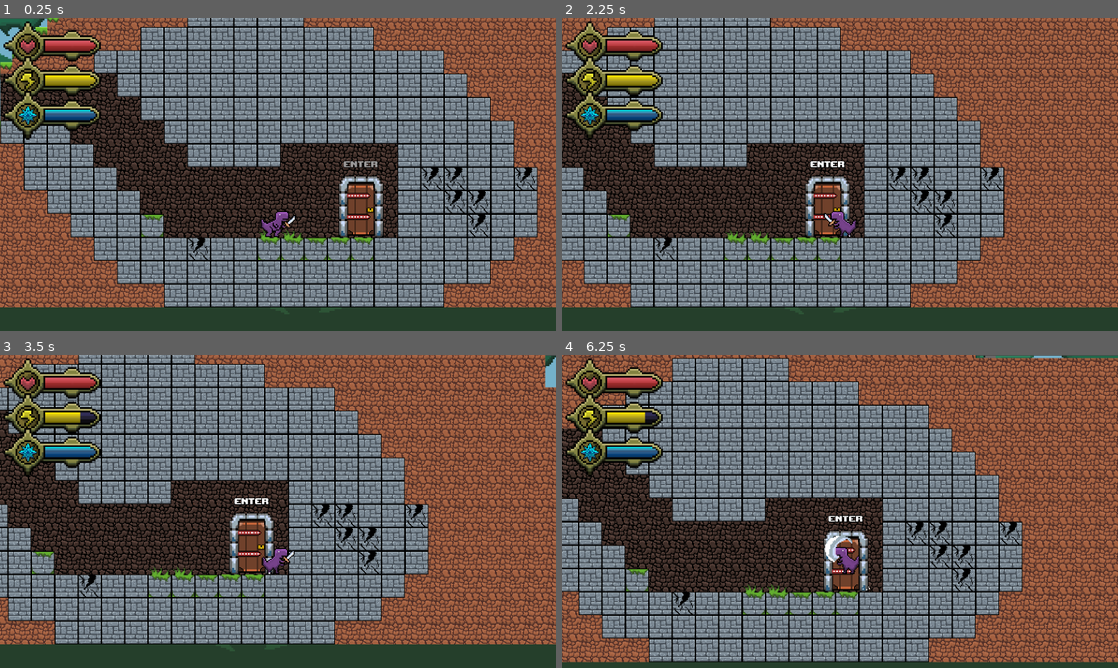
Above: before the commit, frames 1-4 (two rows, left to right).
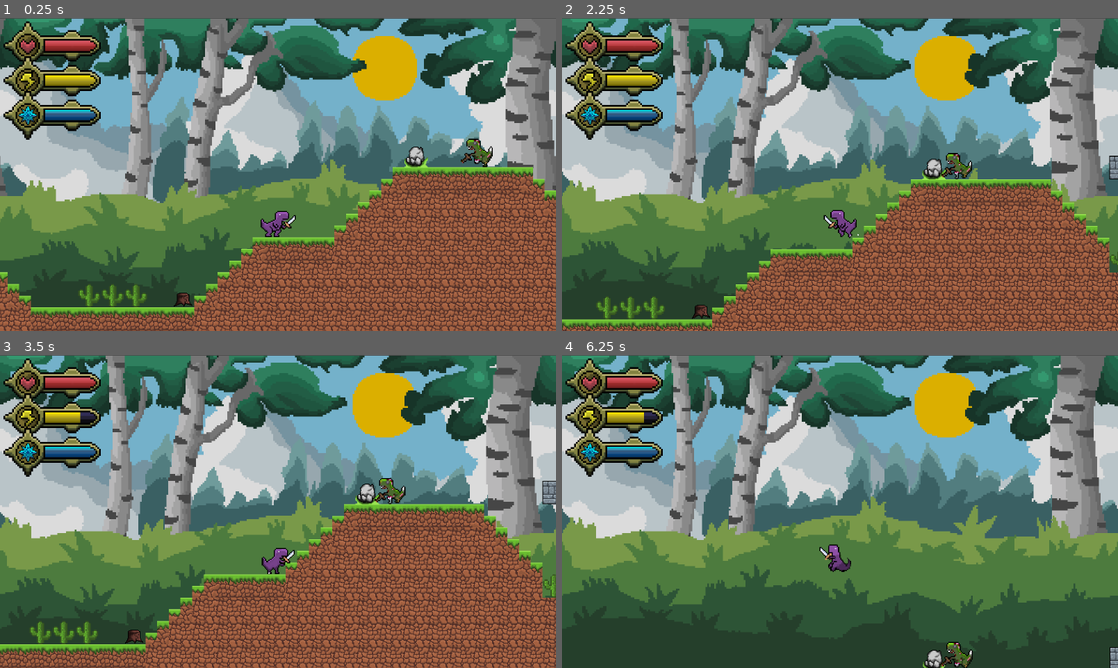
Above: after the commit, the same moments.

Repository: LeeTuah/rexvalley
Game: Godot game, scene res://game_manager.tscn
Two runs of this game, one before a commit and one after it. Both use one fixed random seed, a clock stepped at 60 frames per second and the inputs below.
Inputs (mouse positions are in pixels of both pictures, inside the frame that each line leads up to):
- Up to frame 1 (0.25 s): no input
- Up to frame 2 (2.25 s): tap Space at 0.5 s; move the mouse to (962, 158) at 0.52 s; press the mouse at (962, 158) at 0.53 s; hold Right (ui_right) 0.53-2.03 s; tap Enter (ui_accept) at 0.77, 1.52 s; tap S (ui_plunge) at 0.8, 1.35 s; move the mouse to (728, 190) at 1.27 s; release the mouse at (728, 190) at 1.28 s; click (728, 190) at 1.55 s; move the mouse to (895, 105) at 2.02 s; hold Left (ui_left) from 2.03 s (still down); hold S (ui_plunge) from 2.03 s (still down); tap 1 (magic_fireball) at 2.1 s
- Up to frame 3 (3.5 s): move the mouse to (250, 574) at 2.77 s; release Left (ui_left) at 2.78 s; release S (ui_plunge) at 2.78 s; hold Right (ui_right) from 2.78 s (still down); right-click (250, 574) at 2.85 s; tap Enter (ui_accept) at 3.02 s; click (250, 574) at 3.05 s
- Up to frame 4 (6.25 s): move the mouse to (1006, 558) at 3.52 s; hold S (ui_plunge) 3.53-4.28 s; tap 2 (magic_shield) at 3.6 s; tap Enter (ui_accept) at 3.77, 4.52, 6.02 s; move the mouse to (673, 464) at 4.27 s; release Right (ui_right) at 4.28 s; hold Left (ui_left) 4.28-5.03 s; click (673, 464) at 4.35 s; move the mouse to (867, 511) at 5.02 s; hold Right (ui_right) 5.03-5.78 s; hold S (ui_plunge) 5.03-5.78 s; click (867, 511) at 5.17 s; move the mouse to (756, 433) at 5.77 s; hold Left (ui_left) from 5.78 s (still down); tap Alt at 5.85 s; click (756, 433) at 6.05 s

The runs differ from the first frame. In frame 1, 92% of the frame differs, in the area x 0-100%, y 0-100%; in frame 2, 89%; in frame 3, 89%; in frame 4, 91%.

Commit message:
Updated the plunge animation and mechanic and fixed some bugs

Diff:
--- a/game_manager.tscn
+++ b/game_manager.tscn
@@ -40,6 +40,6 @@
 script = ExtResource("8_dq8jp")
 
 [node name="player" parent="." unique_id=1387465769 instance=ExtResource("8_8jrwq")]
-position = Vector2(26485, 1470)
+position = Vector2(11576, 992)
 
 [node name="fireball" type="Node" parent="." unique_id=157135525]
--- a/scenes/player/player.gd
+++ b/scenes/player/player.gd
@@ -44,8 +44,14 @@
 	"dash_3": 0.3,
 	"plunge_fall": 99.0, #to make it infinite
 	"plunge_land": 0.5,
-	"campfire":1.7
+	"campfire":1.7,
+	"plunge_full_1": 0.25,
+	"plunge_full_2": 0.35,
+	"plunge_full_3": 0.8,
+	#"plunge_full_4": 0.3,
+	"plunge_full_5": 0.625,
 };
+
 
 # sword slash 1,2,3 damages
 var DAMAGE_OUTPUTS = {
@@ -53,9 +59,9 @@
 	"sword_slash1": [10.0, 50.0, 2.3, -1.2],
 	"sword_slash2": [13.0, 50.0, 2.3, -1.2],
 	"sword_slash3": [16.0, 50.0, 2.3, -1.2],
-	"thrust": 		[25.0, 130.0, 2.0,  0.0],
-	"plunge_fall":  [20.0, 100.0, 1.0, -2.0],
-	"plunge_land":  [35.0, 400.0, 2.5, -1.0],
+	"thrust": 		[25.0, 130.0, 2.0, 0.0],
+	"plunge_full_4":     [25.0, 130.0, 2.0, 0.0],
+	"plunge_full_5":     [45.0, 400.0, 2.5, -1.5],
 };
 
 # sprint variables
@@ -89,6 +95,7 @@
 	$sword_hitbox/sword_slash2_hitbox.set_deferred("disabled", true);
 	$sword_hitbox/sword_slash3_hitbox.set_deferred("disabled", true);
 	$sword_hitbox/sword_thrust_hitbox.set_deferred("disabled", true);
+	$sword_hitbox/sword_plunge_hitbox.set_deferred("disabled", true);
 
 # camera shake variables
 const max_camera_shake = 4.0;
@@ -120,8 +127,9 @@
 # all player movements happen here
 func _physics_process(delta: float) -> void:
 	var was_on_floor = is_on_floor();
-
-	if not is_on_floor() and animated_sprite.animation != "dash_2":
+	var is_plunging_rising = animated_sprite.animation in ["plunge_full_2","plunge_full_3"];
+
+	if not is_on_floor() and animated_sprite.animation != "dash_2" and not is_plunging_rising:
 		# velocity += get_gravity() * delta;
 
 		if velocity.y > 0:
@@ -159,6 +167,16 @@
 	if animated_sprite.animation == "dash_2":
 		velocity.x = thrust_direction * DASH_SPEED;
 
+	elif (animated_sprite.animation == "plunge_full_2"):
+		velocity.y = JUMP_VELOCITY * 3.0;
+		velocity.x = direction * SPEED * 0.4;
+	elif (animated_sprite.animation == "plunge_full_3"):
+		velocity.y = 0.0;
+		velocity.x = 0.0;
+	elif (animated_sprite.animation == "plunge_full_4"):
+		velocity.y = 1700.0;
+		velocity.x = 0.0;
+
 	#thrust movement calculation
 	elif (animated_sprite.animation == "thrust" and animated_sprite.is_playing()):
 		velocity.x = thrust_direction * SPEED * 130 * delta;
@@ -180,8 +198,11 @@
 		is_jumping = false;
 		coyote_timer = 0.0;
 
-		if (animated_sprite.animation == "plunge_fall"):
-			animated_sprite.play("plunge_land");
+		if (animated_sprite.animation == "plunge_full_4"):
+			animated_sprite.play("plunge_full_5");
+			idle_time = 0.0;
+			global.current_stamina -= 50;
+			trigger_camera_shake();
 
 		elif can_input:
 			animated_sprite.play("jumping_3");
@@ -202,6 +223,7 @@
 			if tile_data and tile_data.get_custom_data("damaging_obstacle"):
 				global.damage_player(global.CACTUS_DAMAGE * delta, false);
 
+
 func _ready() -> void:
 	global.player_position = position;
 	walking_particles.emitting = false;
@@ -275,11 +297,16 @@
 			jump_buffer_timer = 0.0;
 			coyote_timer = 0.0;
 
-		elif (Input.is_action_just_pressed("ui_attack") and Input.is_action_pressed("ui_plunge") and not is_on_floor()):
-			animated_sprite.play("plunge_fall");
+		elif (Input.is_action_pressed("ui_attack") and Input.is_action_pressed("ui_plunge") and global.current_stamina >= 45):
 			can_input = false;
 			idle_time = 0.0;
-			$sword_hitbox/sword_thrust_hitbox.set_deferred("disabled", false);
+			walking_particles.emitting = false;
+
+			if is_on_floor():
+				animated_sprite.play("plunge_full_1");
+			else:
+				animated_sprite.play("plunge_full_2");
+				is_jumping = true;
 
 		elif (Input.is_action_just_pressed("ui_attack")):
 			animated_sprite.play("sword_slash1");
@@ -361,59 +388,70 @@
 		idle_time += delta;
 		var anim = animated_sprite.animation;
 
-		if IDLE_TIMES.has(anim) and idle_time >= IDLE_TIMES[anim]: # checking counter wait time from dictionary above
-			idle_time = 0.0;
-
-			if (anim == "dash_1"):
-				animated_sprite.play("dash_2");
-				global.is_player_dashing = true;
-
-			elif (anim == "dash_2"):
-				animated_sprite.play("dash_3");
-
-			elif (anim == "fireball_1"):
-				# creates a new fireball
-				fireball_instance = fireball_scene.instantiate();
-				fireball_instance.position = position;
-
-				# plays the second animation part
-				get_parent().get_node("fireball").add_child(fireball_instance);
-				animated_sprite.play("fireball_2");
-
-			# queues next colbo
-			elif (((anim == "sword_slash1" or anim == "sword_slash2") and queue_next_combo)):
-				queue_next_combo = false;
-				current_combo_counter += 1;
-				animated_sprite.play("sword_slash" + str(current_combo_counter));
-
-				# turns different sword slash hitbox based on combo counter
-				if (current_combo_counter == 2):
-					$sword_hitbox/sword_slash2_hitbox.set_deferred("disabled", false);
-					$sword_hitbox/sword_slash1_hitbox.set_deferred("disabled", true);
-
-				elif (current_combo_counter == 3):
-					$sword_hitbox/sword_slash2_hitbox.set_deferred("disabled", true);
-					$sword_hitbox/sword_slash3_hitbox.set_deferred("disabled", false);
-
-			elif anim == "campfire":
-				is_interacting = false
-				can_input = true
-				disable_all_hitboxes()
-
-
-			else:
-				if (anim == "dash_3"):
-					global.is_player_dashing = false;
-
-				can_input = true;
-				current_combo_counter = 0;
-				queue_next_combo = false;
-				is_interacting = false
-
-				disable_all_hitboxes();
-
-			if (anim == "shield"):
-				global.current_defence -= 0.5;
+		if IDLE_TIMES.has(anim): # checking counter wait time from dictionary above
+			if idle_time >= IDLE_TIMES[anim]:
+				idle_time = 0.0;
+
+				if (anim == "plunge_full_1"):
+					animated_sprite.play("plunge_full_2");
+					is_jumping = true;
+				elif (anim == "plunge_full_2"):
+					animated_sprite.play("plunge_full_3");
+				elif (anim == "plunge_full_3"):
+					animated_sprite.play("plunge_full_4");
+					$sword_hitbox/sword_plunge_hitbox.set_deferred("disabled", false);
+
+
+				elif (anim == "dash_1"):
+					animated_sprite.play("dash_2");
+					global.is_player_dashing = true;
+
+				elif (anim == "dash_2"):
+					animated_sprite.play("dash_3");
+
+				elif (anim == "fireball_1"):
+					# creates a new fireball
+					fireball_instance = fireball_scene.instantiate();
+					fireball_instance.position = position;
+
+					# plays the second animation part
+					get_parent().get_node("fireball").add_child(fireball_instance);
+					animated_sprite.play("fireball_2");
+
+				# queues next colbo
+				elif (((anim == "sword_slash1" or anim == "sword_slash2") and queue_next_combo)):
+					queue_next_combo = false;
+					current_combo_counter += 1;
+					animated_sprite.play("sword_slash" + str(current_combo_counter));
+
+					# turns different sword slash hitbox based on combo counter
+					if (current_combo_counter == 2):
+						$sword_hitbox/sword_slash2_hitbox.set_deferred("disabled", false);
+						$sword_hitbox/sword_slash1_hitbox.set_deferred("disabled", true);
+
+					elif (current_combo_counter == 3):
+						$sword_hitbox/sword_slash2_hitbox.set_deferred("disabled", true);
+						$sword_hitbox/sword_slash3_hitbox.set_deferred("disabled", false);
+
+				elif anim == "campfire":
+					is_interacting = false
+					can_input = true
+					disable_all_hitboxes()
+
+
+				else:
+					if (anim == "dash_3"):
+						global.is_player_dashing = false;
+
+					can_input = true;
+					current_combo_counter = 0;
+					queue_next_combo = false;
+					is_interacting = false
+
+					disable_all_hitboxes();
+
+				if (anim == "shield"):
+					global.current_defence -= 0.5;
 
 		# logic checks whether the animation is sword_slash1 or sword_slash2
 		# and attack key pressed before the timer exceeds the cooldown
@@ -454,3 +492,9 @@
 			DAMAGE_OUTPUTS[anim][0], Vector2(global.player_direction,DAMAGE_OUTPUTS[anim][3]),
 			DAMAGE_OUTPUTS[anim][1], DAMAGE_OUTPUTS[anim][2]
 		);
+
+		if anim == "plunge_full_4":
+			animated_sprite.play("plunge_full_5");
+			idle_time=0.0;
+			global.current_stamina -= 50;
+			trigger_camera_shake();
--- a/scenes/player/player.tscn
+++ b/scenes/player/player.tscn
@@ -11,6 +11,7 @@
 [ext_resource type="Texture2D" uid="uid://beia8anoec13j" path="res://assets/player/player_sword_slash2.png" id="5_p47bc"]
 [ext_resource type="Texture2D" uid="uid://dgct4lwijq6rx" path="res://assets/player/player_spritesheet_shield.png" id="5_qek5x"]
 [ext_resource type="Texture2D" uid="uid://r14mtuip3qcv" path="res://assets/player/player_spritesheet_thrust.png" id="6_75vfm"]
+[ext_resource type="Texture2D" uid="uid://c1om0xfl7eqdi" path="res://assets/player/player_spritesheet_plunge.png" id="7_gx1jg"]
 [ext_resource type="Texture2D" uid="uid://so6luf1fej32" path="res://assets/player/player_sword_slash3.png" id="8_5gtgg"]
 
 [sub_resource type="AtlasTexture" id="AtlasTexture_3p0jd"]
@@ -161,6 +162,110 @@
 atlas = ExtResource("4_h17s1")
 region = Rect2(160, 0, 32, 32)
 
+[sub_resource type="AtlasTexture" id="AtlasTexture_wuxn4"]
+atlas = ExtResource("7_gx1jg")
+region = Rect2(64, 0, 64, 64)
+
+[sub_resource type="AtlasTexture" id="AtlasTexture_46q5t"]
+atlas = ExtResource("7_gx1jg")
+region = Rect2(128, 0, 64, 64)
+
+[sub_resource type="AtlasTexture" id="AtlasTexture_5miun"]
+atlas = ExtResource("7_gx1jg")
+region = Rect2(192, 0, 64, 64)
+
+[sub_resource type="AtlasTexture" id="AtlasTexture_7u1tp"]
+atlas = ExtResource("7_gx1jg")
+region = Rect2(576, 0, 64, 64)
+
+[sub_resource type="AtlasTexture" id="AtlasTexture_pq1ih"]
+atlas = ExtResource("7_gx1jg")
+region = Rect2(640, 0, 64, 64)
+
+[sub_resource type="AtlasTexture" id="AtlasTexture_31ki0"]
+atlas = ExtResource("7_gx1jg")
+region = Rect2(704, 0, 64, 64)
+
+[sub_resource type="AtlasTexture" id="AtlasTexture_hf5gj"]
+atlas = ExtResource("7_gx1jg")
+region = Rect2(768, 0, 64, 64)
+
+[sub_resource type="AtlasTexture" id="AtlasTexture_avmva"]
+atlas = ExtResource("7_gx1jg")
+region = Rect2(832, 0, 64, 64)
+
+[sub_resource type="AtlasTexture" id="AtlasTexture_0ioy2"]
+atlas = ExtResource("7_gx1jg")
+region = Rect2(896, 0, 64, 64)
+
+[sub_resource type="AtlasTexture" id="AtlasTexture_vlhku"]
+atlas = ExtResource("7_gx1jg")
+region = Rect2(960, 0, 64, 64)
+
+[sub_resource type="AtlasTexture" id="AtlasTexture_ws0t6"]
+atlas = ExtResource("7_gx1jg")
+region = Rect2(1024, 0, 64, 64)
+
+[sub_resource type="AtlasTexture" id="AtlasTexture_i6ap2"]
+atlas = ExtResource("7_gx1jg")
+region = Rect2(1088, 0, 64, 64)
+
+[sub_resource type="AtlasTexture" id="AtlasTexture_88c1f"]
+atlas = ExtResource("7_gx1jg")
+region = Rect2(1152, 0, 64, 64)
+
+[sub_resource type="AtlasTexture" id="AtlasTexture_hdu4s"]
+atlas = ExtResource("7_gx1jg")
+region = Rect2(1216, 0, 64, 64)
+
+[sub_resource type="AtlasTexture" id="AtlasTexture_0wr6q"]
+atlas = ExtResource("7_gx1jg")
+region = Rect2(1280, 0, 64, 64)
+
+[sub_resource type="AtlasTexture" id="AtlasTexture_p0anf"]
+atlas = ExtResource("7_gx1jg")
+region = Rect2(1344, 0, 64, 64)
+
+[sub_resource type="AtlasTexture" id="AtlasTexture_lhgc7"]
+atlas = ExtResource("7_gx1jg")
+region = Rect2(1408, 0, 64, 64)
+
+[sub_resource type="AtlasTexture" id="AtlasTexture_vy876"]
+atlas = ExtResource("7_gx1jg")
+region = Rect2(1472, 0, 64, 64)
+
+[sub_resource type="AtlasTexture" id="AtlasTexture_0vtlm"]
+atlas = ExtResource("7_gx1jg")
+region = Rect2(1536, 0, 64, 64)
+
+[sub_resource type="AtlasTexture" id="AtlasTexture_drv02"]
+atlas = ExtResource("7_gx1jg")
+region = Rect2(1600, 0, 64, 64)
+
+[sub_resource type="AtlasTexture" id="AtlasTexture_tmafg"]
+atlas = ExtResource("7_gx1jg")
+region = Rect2(1664, 0, 64, 64)
+
+[sub_resource type="AtlasTexture" id="AtlasTexture_2enr6"]
+atlas = ExtResource("7_gx1jg")
+region = Rect2(1728, 0, 64, 64)
+
+[sub_resource type="AtlasTexture" id="AtlasTexture_qxlpa"]
+atlas = ExtResource("7_gx1jg")
+region = Rect2(1792, 0, 64, 64)
+
+[sub_resource type="AtlasTexture" id="AtlasTexture_iwd08"]
+atlas = ExtResource("7_gx1jg")
+region = Rect2(1856, 0, 64, 64)
+
+[sub_resource type="AtlasTexture" id="AtlasTexture_5oeuk"]
+atlas = ExtResource("7_gx1jg")
+region = Rect2(1920, 0, 64, 64)
+
+[sub_resource type="AtlasTexture" id="AtlasTexture_oq5hk"]
+atlas = ExtResource("7_gx1jg")
+region = Rect2(1984, 0, 64, 64)
+
 [sub_resource type="AtlasTexture" id="AtlasTexture_bysbl"]
 atlas = ExtResource("4_h17s1")
 region = Rect2(224, 0, 32, 32)
@@ -511,6 +616,109 @@
 "loop": 1,
 "name": &"plunge_fall",
 "speed": 5.0
+}, {
+"frames": [{
+"duration": 1.0,
+"texture": SubResource("AtlasTexture_wuxn4")
+}, {
+"duration": 1.0,
+"texture": SubResource("AtlasTexture_46q5t")
+}],
+"loop": 0,
+"name": &"plunge_full_1",
+"speed": 8.0
+}, {
+"frames": [{
+"duration": 1.0,
+"texture": SubResource("AtlasTexture_5miun")
+}],
+"loop": 1,
+"name": &"plunge_full_2",
+"speed": 5.0
+}, {
+"frames": [{
+"duration": 1.0,
+"texture": SubResource("AtlasTexture_7u1tp")
+}, {
+"duration": 1.0,
+"texture": SubResource("AtlasTexture_pq1ih")
+}, {
+"duration": 1.0,
+"texture": SubResource("AtlasTexture_31ki0")
+}, {
+"duration": 1.0,
+"texture": SubResource("AtlasTexture_hf5gj")
+}, {
+"duration": 1.0,
+"texture": SubResource("AtlasTexture_avmva")
+}, {
+"duration": 1.0,
+"texture": SubResource("AtlasTexture_0ioy2")
+}, {
+"duration": 1.0,
+"texture": SubResource("AtlasTexture_vlhku")
+}, {
+"duration": 1.0,
+"texture": SubResource("AtlasTexture_ws0t6")
+}],
+"loop": 0,
+"name": &"plunge_full_3",
+"speed": 10.0
+}, {
+"frames": [{
+"duration": 1.0,
+"texture": SubResource("AtlasTexture_i6ap2")
+}, {
+"duration": 1.0,
+"texture": SubResource("AtlasTexture_88c1f")
+}, {
+"duration": 1.0,
+"texture": SubResource("AtlasTexture_hdu4s")
+}, {
+"duration": 1.0,
+"texture": SubResource("AtlasTexture_0wr6q")
+}, {
+"duration": 1.0,
+"texture": SubResource("AtlasTexture_p0anf")
+}, {
+"duration": 1.0,
+"texture": SubResource("AtlasTexture_lhgc7")
+}, {
+"duration": 1.0,
+"texture": SubResource("AtlasTexture_vy876")
+}, {
+"duration": 1.0,
+"texture": SubResource("AtlasTexture_0vtlm")
+}, {
+"duration": 1.0,
+"texture": SubResource("AtlasTexture_drv02")
+}, {
+"duration": 1.0,
+"texture": SubResource("AtlasTexture_tmafg")
+}],
+"loop": 1,
+"name": &"plunge_full_4",
+"speed": 5.0
+}, {
+"frames": [{
+"duration": 1.0,
+"texture": SubResource("AtlasTexture_2enr6")
+}, {
+"duration": 1.0,
+"texture": SubResource("AtlasTexture_qxlpa")
+}, {
+"duration": 1.0,
+"texture": SubResource("AtlasTexture_iwd08")
+}, {
+"duration": 1.0,
+"texture": SubResource("AtlasTexture_5oeuk")
+}, {
+"duration": 1.0,
+"texture": SubResource("AtlasTexture_oq5hk")
+}],
+"loop": 1,
+"name": &"plunge_full_5",
+"speed": 8.0
 }, {
 "frames": [{
 "duration": 1.0,
@@ -773,8 +981,8 @@
 height = 136.0
 
 [sub_resource type="CapsuleShape2D" id="CapsuleShape2D_p3lo5"]
-radius = 56.0
-height = 192.0
+radius = 64.0
+height = 416.0
 
 [sub_resource type="CapsuleShape2D" id="CapsuleShape2D_g7lgu"]
 radius = 36.0
@@ -802,7 +1010,7 @@
 position = Vector2(1, -1)
 scale = Vector2(4.5, 4.5)
 sprite_frames = SubResource("SpriteFrames_01hqx")
-animation = &"jumping_3"
+animation = &"plunge_full_3"
 
 [node name="player_collision_box" type="CollisionPolygon2D" parent="." unique_id=609036338]
 position = Vector2(1, 0)
@@ -827,22 +1035,31 @@
 disabled = true
 
 [node name="sword_slash2_hitbox" type="CollisionShape2D" parent="sword_hitbox" unique_id=110929224]
+visible = false
 position = Vector2(66, -2)
 rotation = 1.5707964
 shape = SubResource("CapsuleShape2D_01hqx")
 disabled = true
 
 [node name="sword_slash3_hitbox" type="CollisionShape2D" parent="sword_hitbox" unique_id=1218612930]
+visible = false
 position = Vector2(8, 24)
 rotation = 1.5707964
 shape = SubResource("CapsuleShape2D_p3lo5")
 disabled = true
 
 [node name="sword_thrust_hitbox" type="CollisionShape2D" parent="sword_hitbox" unique_id=1896183574]
+visible = false
 position = Vector2(92, 0)
 rotation = 1.5707964
 scale = Vector2(1, 0.8000012)
 shape = SubResource("CapsuleShape2D_g7lgu")
+disabled = true
+
+[node name="sword_plunge_hitbox" type="CollisionShape2D" parent="sword_hitbox" unique_id=382433994]
+position = Vector2(8, 24)
+rotation = 1.5707964
+shape = SubResource("CapsuleShape2D_p3lo5")
 disabled = true
 
 [node name="walking_particles" type="GPUParticles2D" parent="." unique_id=2070364523]
Binary file added: assets/player/player_spritesheet_plunge.png
Not shown, added: assets/player/player_spritesheet_plunge.png.import
Not shown: 1 places in scenes/player/player.tscn that only renumber resources
